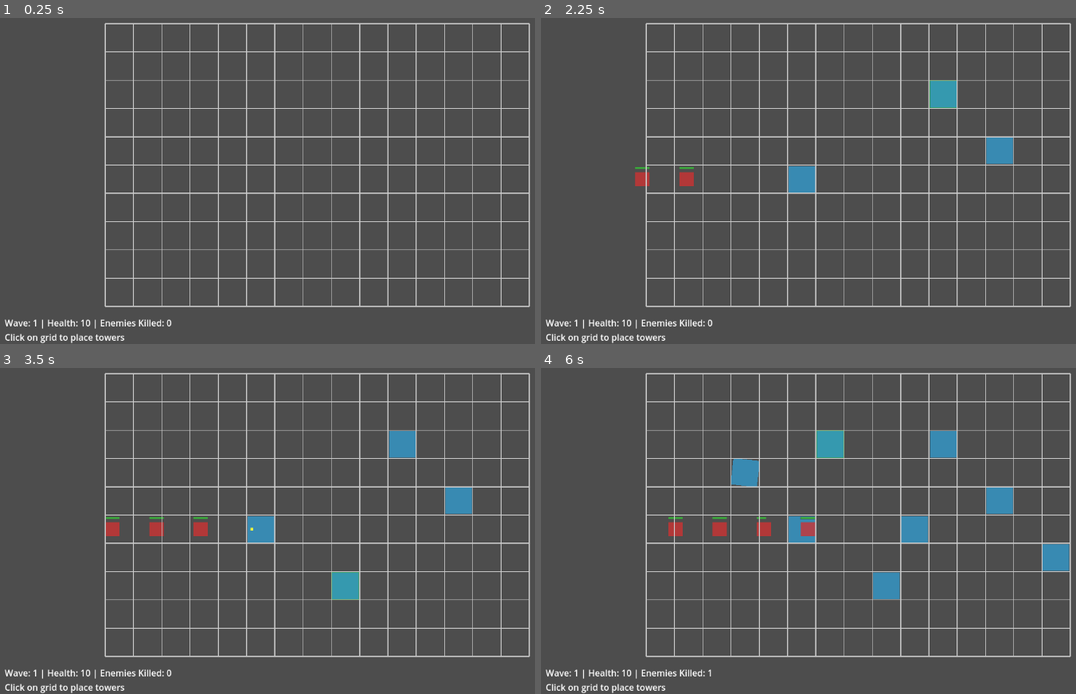
Above: before the commit, frames 1-4 (two rows, left to right).
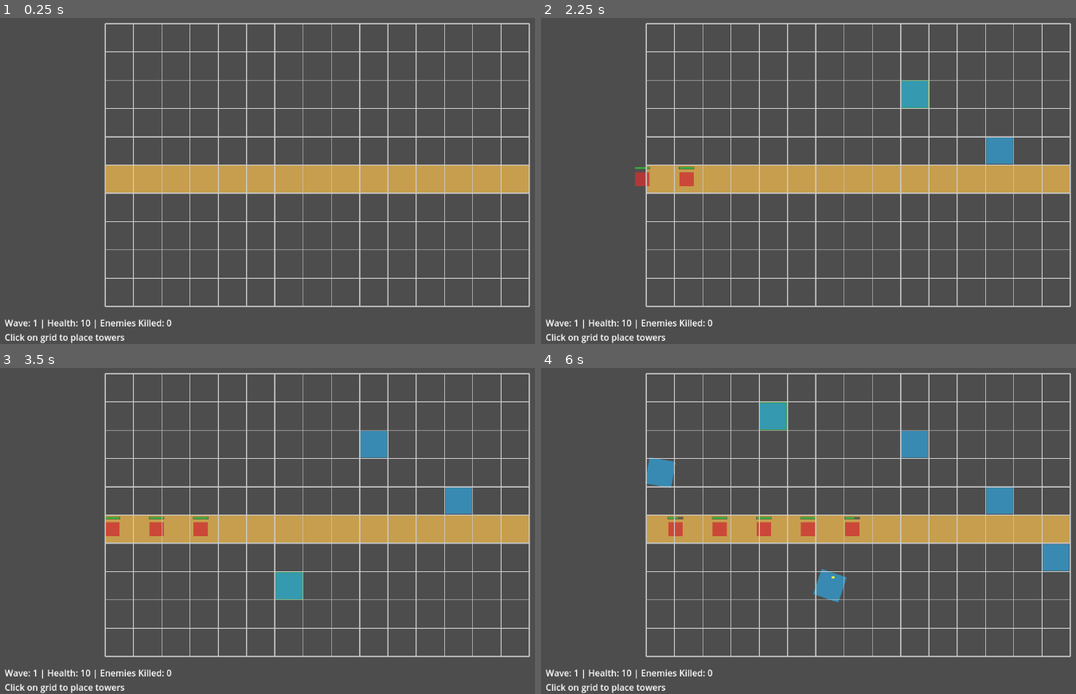
Above: after the commit, the same moments.

Repository: rivie13/CyberCrawler_basic_tower_defense_demo
Game: Godot game, scene res://Main.tscn
Two runs of this game, one before a commit and one after it. Both use one fixed random seed, a clock stepped at 60 frames per second and the inputs below.
Inputs (mouse positions are in pixels of both pictures, inside the frame that each line leads up to):
- Up to frame 1 (0.25 s): no input
- Up to frame 2 (2.25 s): tap Enter at 0.5 s; move the mouse to (995, 148) at 0.52 s; click (995, 148) at 0.67 s; move the mouse to (733, 184) at 1.27 s; click (733, 184) at 1.42 s; move the mouse to (920, 86) at 2.02 s; click (920, 86) at 2.17 s
- Up to frame 3 (3.5 s): move the mouse to (283, 586) at 2.77 s; click (283, 586) at 2.92 s
- Up to frame 4 (6 s): move the mouse to (1049, 570) at 3.52 s; click (1049, 570) at 3.67 s; move the mouse to (669, 462) at 4.27 s; click (669, 462) at 4.42 s; move the mouse to (888, 514) at 5.02 s; click (888, 514) at 5.17 s; move the mouse to (760, 426) at 5.77 s; click (760, 426) at 5.92 s

The runs differ from the first frame. In frame 1, 6.4% of the frame differs, in the area x 19-99%, y 45-54%; in frame 2, 7.3%; in frame 3, 8.1%; in frame 4, 9.7%, in the area x 19-99%, y 10-95%.

Commit message:
Implement game over checks for enemies, projectiles, and towers; enhance grid system with path tracking and visual indicators. Prevent tower placement on enemy paths and ensure proper game state management during gameplay.

Diff:
--- a/cybercrawler_basictowerdefense/Enemy.gd
+++ b/cybercrawler_basictowerdefense/Enemy.gd
@@ -61,6 +61,11 @@
 	if not is_alive or path_points.size() == 0:
 		return
 
+	# Check if game is over (get from GridSystem)
+	var grid_system = get_parent()
+	if grid_system and grid_system.has_method("is_game_over") and grid_system.is_game_over():
+		return
+
 	move_along_path(delta)
 
 func move_along_path(_delta):
--- a/cybercrawler_basictowerdefense/GridSystem.gd
+++ b/cybercrawler_basictowerdefense/GridSystem.gd
@@ -7,6 +7,8 @@
 
 # Grid data - true means occupied, false means empty
 var grid_data: Array = []
+var path_grid_positions: Array[Vector2i] = []  # Track which grid positions are on enemy path
+var path_visual_elements: Array = []  # Visual indicators for the path
 var grid_container: Node2D
 var grid_lines: Array = []
 
@@ -14,6 +16,7 @@
 const GRID_COLOR = Color(0.8, 0.8, 0.8, 1.0)
 const OCCUPIED_COLOR = Color(0.8, 0.2, 0.2, 0.6)
 const HOVER_COLOR = Color(0.2, 0.8, 0.2, 0.6)
+const PATH_COLOR = Color(0.9, 0.7, 0.3, 0.8)  # Orange/yellow for enemy path
 
 # Current hover position
 var hover_grid_pos: Vector2i = Vector2i(-1, -1)
@@ -48,6 +51,7 @@
 	draw_grid()
 	setup_enemy_spawning()
 	create_enemy_path()
+	draw_enemy_path()
 	start_wave()
 
 func initialize_grid():
@@ -94,15 +98,19 @@
 		return
 
 	if event is InputEventMouseButton and event.pressed and event.button_index == MOUSE_BUTTON_LEFT:
-		handle_grid_click(event.global_position)
+		var world_mouse_pos = get_global_mouse_position()
+		handle_grid_click(world_mouse_pos)
 	elif event is InputEventMouseMotion:
-		handle_mouse_hover(event.global_position)
+		var world_mouse_pos = get_global_mouse_position()
+		handle_mouse_hover(world_mouse_pos)
 
 func handle_grid_click(global_pos: Vector2):
 	var grid_pos = world_to_grid(global_pos)
 
 	if is_valid_grid_position(grid_pos):
-		if not is_grid_occupied(grid_pos):
+		if is_on_enemy_path(grid_pos):
+			print("Cannot place tower on enemy path: ", grid_pos)
+		elif not is_grid_occupied(grid_pos):
 			place_tower(grid_pos)
 		else:
 			print("Grid position already occupied: ", grid_pos)
@@ -115,15 +123,17 @@
 		queue_redraw()
 
 func world_to_grid(world_pos: Vector2) -> Vector2i:
-	var local_pos = world_pos - grid_container.global_position
-	var grid_x = int(local_pos.x / GRID_SIZE)
-	var grid_y = int(local_pos.y / GRID_SIZE)
+	# Convert world position directly to grid coordinates
+	# Since get_global_mouse_position() accounts for camera transform,
+	# we just need to convert to grid space
+	var grid_x = int(floor(world_pos.x / GRID_SIZE))
+	var grid_y = int(floor(world_pos.y / GRID_SIZE))
 	return Vector2i(grid_x, grid_y)
 
 func grid_to_world(grid_pos: Vector2i) -> Vector2:
 	var world_x = grid_pos.x * GRID_SIZE + GRID_SIZE / 2.0
 	var world_y = grid_pos.y * GRID_SIZE + GRID_SIZE / 2.0
-	return Vector2(world_x, world_y) + grid_container.global_position
+	return Vector2(world_x, world_y)
 
 func is_valid_grid_position(grid_pos: Vector2i) -> bool:
 	return grid_pos.x >= 0 and grid_pos.x < GRID_WIDTH and grid_pos.y >= 0 and grid_pos.y < GRID_HEIGHT
@@ -133,8 +143,19 @@
 		return true
 	return grid_data[grid_pos.y][grid_pos.x]
 
+func is_on_enemy_path(grid_pos: Vector2i) -> bool:
+	return grid_pos in path_grid_positions
+
+func is_game_over() -> bool:
+	return game_over
+
 func place_tower(grid_pos: Vector2i):
 	if not is_valid_grid_position(grid_pos) or is_grid_occupied(grid_pos):
+		return false
+
+	# Prevent placing towers on enemy path
+	if is_on_enemy_path(grid_pos):
+		print("Cannot place tower on enemy path at position: ", grid_pos)
 		return false
 
 	# Mark grid as occupied
@@ -158,7 +179,7 @@
 
 func _draw():
 	# Draw hover highlight
-	if is_valid_grid_position(hover_grid_pos) and not is_grid_occupied(hover_grid_pos):
+	if is_valid_grid_position(hover_grid_pos) and not is_grid_occupied(hover_grid_pos) and not is_on_enemy_path(hover_grid_pos):
 		var world_pos = grid_to_world(hover_grid_pos)
 		var local_pos = world_pos - global_position
 
@@ -169,6 +190,18 @@
 			GRID_SIZE
 		)
 		draw_rect(rect, HOVER_COLOR)
+	elif is_valid_grid_position(hover_grid_pos) and is_on_enemy_path(hover_grid_pos):
+		# Show red highlight for path positions to indicate they can't be used
+		var world_pos = grid_to_world(hover_grid_pos)
+		var local_pos = world_pos - global_position
+
+		var rect = Rect2(
+			local_pos.x - GRID_SIZE / 2.0,
+			local_pos.y - GRID_SIZE / 2.0,
+			GRID_SIZE,
+			GRID_SIZE
+		)
+		draw_rect(rect, Color(0.8, 0.2, 0.2, 0.4))  # Red highlight for invalid positions
 
 	# Debug: Red dot removed - grid is working!
 
@@ -190,15 +223,47 @@
 func create_enemy_path():
 	# Create a simple path from left to right across the grid
 	enemy_path = []
+	path_grid_positions = []
 	var start_y = GRID_HEIGHT / 2.0
+	var path_grid_y = int(start_y)
 
 	# Path goes from left edge to right edge
 	for x in range(GRID_WIDTH + 2):
 		var world_pos = Vector2((x - 1) * GRID_SIZE + GRID_SIZE / 2.0, start_y * GRID_SIZE + GRID_SIZE / 2.0)
 		enemy_path.append(world_pos)
 
+		# Track grid positions that are part of the path (only those within the grid)
+		if x >= 1 and x <= GRID_WIDTH:
+			var grid_pos = Vector2i(x - 1, path_grid_y)
+			path_grid_positions.append(grid_pos)
+
+func draw_enemy_path():
+	# Clear existing path visuals
+	for element in path_visual_elements:
+		if element:
+			element.queue_free()
+	path_visual_elements.clear()
+
+	# Create visual indicators for each path tile
+	for grid_pos in path_grid_positions:
+		var path_tile = ColorRect.new()
+		path_tile.size = Vector2(GRID_SIZE, GRID_SIZE)
+		path_tile.color = PATH_COLOR
+
+		# Position the tile in world coordinates
+		var world_pos = grid_to_world(grid_pos)
+		path_tile.position = world_pos - Vector2(GRID_SIZE / 2.0, GRID_SIZE / 2.0)
+		path_tile.z_index = 0  # Behind towers and other elements
+
+		grid_container.add_child(path_tile)
+		path_visual_elements.append(path_tile)
+
 func start_wave():
 	if wave_active or game_over or game_won:
+		return
+
+	# Don't start waves beyond maximum
+	if current_wave > max_waves:
 		return
 
 	wave_active = true
@@ -222,12 +287,7 @@
 	enemies_spawned_this_wave += 1
 
 func _on_wave_timer_timeout():
-	# Check win condition
-	if current_wave >= max_waves:
-		trigger_game_won()
-		return
-
-	# Start next wave
+	# Start next wave (victory check moved to _on_enemy_died)
 	current_wave += 1
 	enemies_per_wave += 2  # Increase difficulty
 	start_wave()
@@ -250,13 +310,21 @@
 	update_info_label()
 	print("Enemy killed! Total killed: ", enemies_killed)
 
+	# Check victory condition: final wave completed and all enemies dead
+	if current_wave >= max_waves and enemies_alive.is_empty() and not wave_active:
+		trigger_game_won()
+
 func _on_enemy_reached_end(enemy: Enemy):
 	enemies_alive.erase(enemy)
 	player_health -= 1
+
+	# Prevent health from going below 0 for display purposes
+	player_health = max(player_health, 0)
+
 	update_info_label()
 	print("Enemy reached end! Player health: ", player_health)
 
-	if player_health <= 0:
+	if player_health <= 0 and not game_over:
 		trigger_game_over()
 
 func update_info_label():
@@ -270,9 +338,34 @@
 
 	game_over = true
 	print("Game Over! You survived ", current_wave, " waves and killed ", enemies_killed, " enemies.")
-	# Stop all timers
+
+	# Stop all timers immediately
 	enemy_spawn_timer.stop()
 	wave_timer.stop()
+	wave_active = false
+
+	# Remove all remaining enemies to stop further damage
+	for enemy in enemies_alive.duplicate():  # Use duplicate to avoid modifying array while iterating
+		if is_instance_valid(enemy):
+			enemy.queue_free()
+	enemies_alive.clear()
+
+	# Disable all towers to stop attacking
+	for tower in towers_placed:
+		if is_instance_valid(tower):
+			tower.set_process(false)  # Stop tower processing
+			if tower.has_method("stop_attacking"):
+				tower.stop_attacking()
+
+	# Remove all projectiles
+	for child in get_children():
+		if child is Projectile:
+			child.queue_free()
+	# Also check grid_container for projectiles
+	if grid_container:
+		for child in grid_container.get_children():
+			if child is Projectile:
+				child.queue_free()
 
 	# Update UI
 	var info_label = $UI/InfoLabel
--- a/cybercrawler_basictowerdefense/Projectile.gd
+++ b/cybercrawler_basictowerdefense/Projectile.gd
@@ -30,6 +30,12 @@
 		queue_free()
 		return
 
+	# Check if game is over (projectiles should stop when game ends)
+	var grid_system = get_parent()
+	if grid_system and grid_system.has_method("is_game_over") and grid_system.is_game_over():
+		queue_free()
+		return
+
 	# Move towards target
 	var direction = (target.global_position - global_position).normalized()
 	global_position += direction * speed * delta
--- a/cybercrawler_basictowerdefense/Tower.gd
+++ b/cybercrawler_basictowerdefense/Tower.gd
@@ -44,6 +44,11 @@
 	attack_timer.start()
 
 func _on_attack_timer_timeout():
+	# Check if game is over (get from GridSystem)
+	var grid_system = get_parent().get_parent()  # Tower -> GridContainer -> GridSystem
+	if grid_system and grid_system.has_method("is_game_over") and grid_system.is_game_over():
+		return
+
 	find_target()
 	if current_target and is_instance_valid(current_target):
 		attack_target()
@@ -151,3 +156,8 @@
 		hide_range()
 	else:
 		show_range()
+
+func stop_attacking():
+	# Stop all tower activity for game over
+	attack_timer.stop()
+	current_target = null
